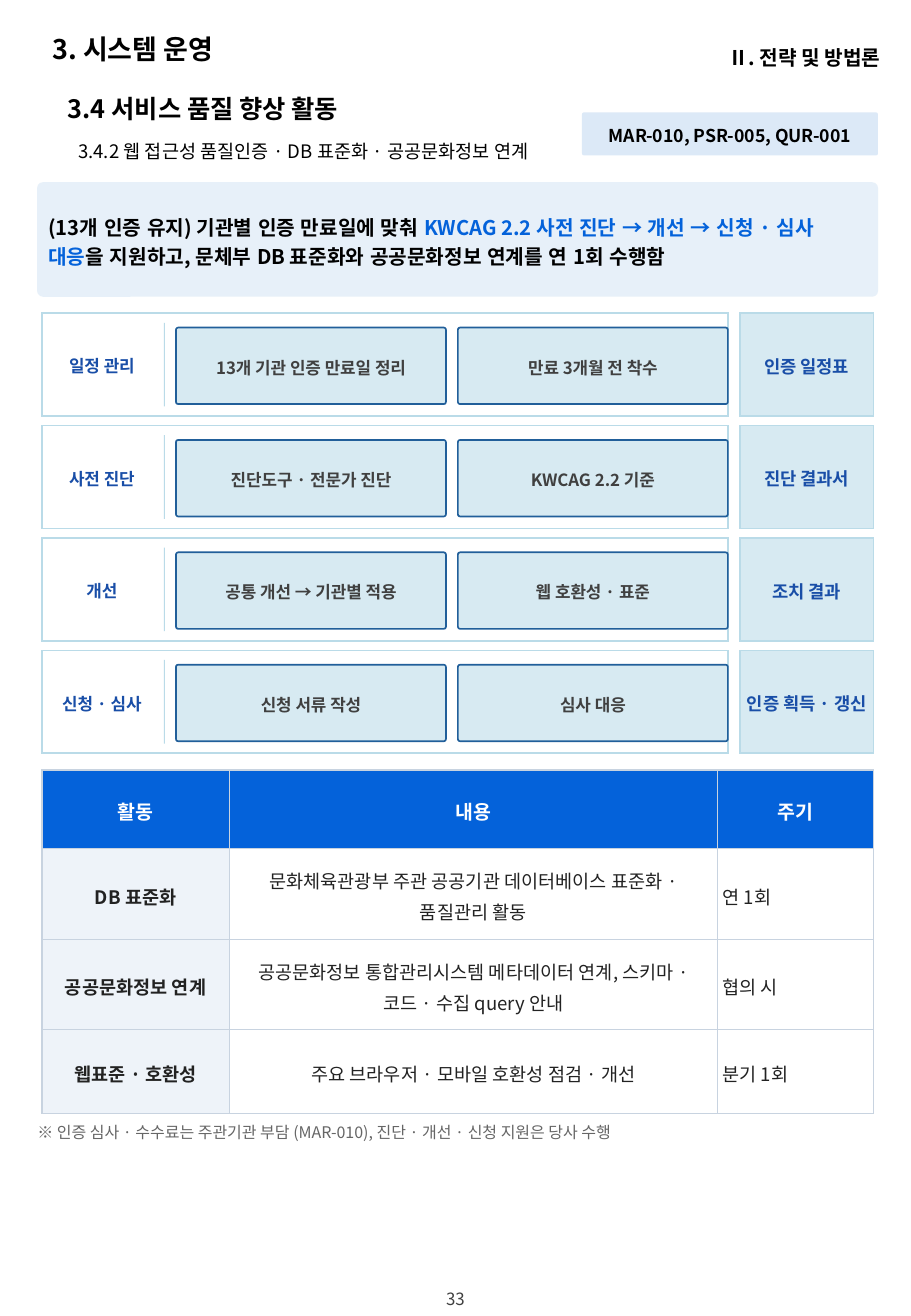
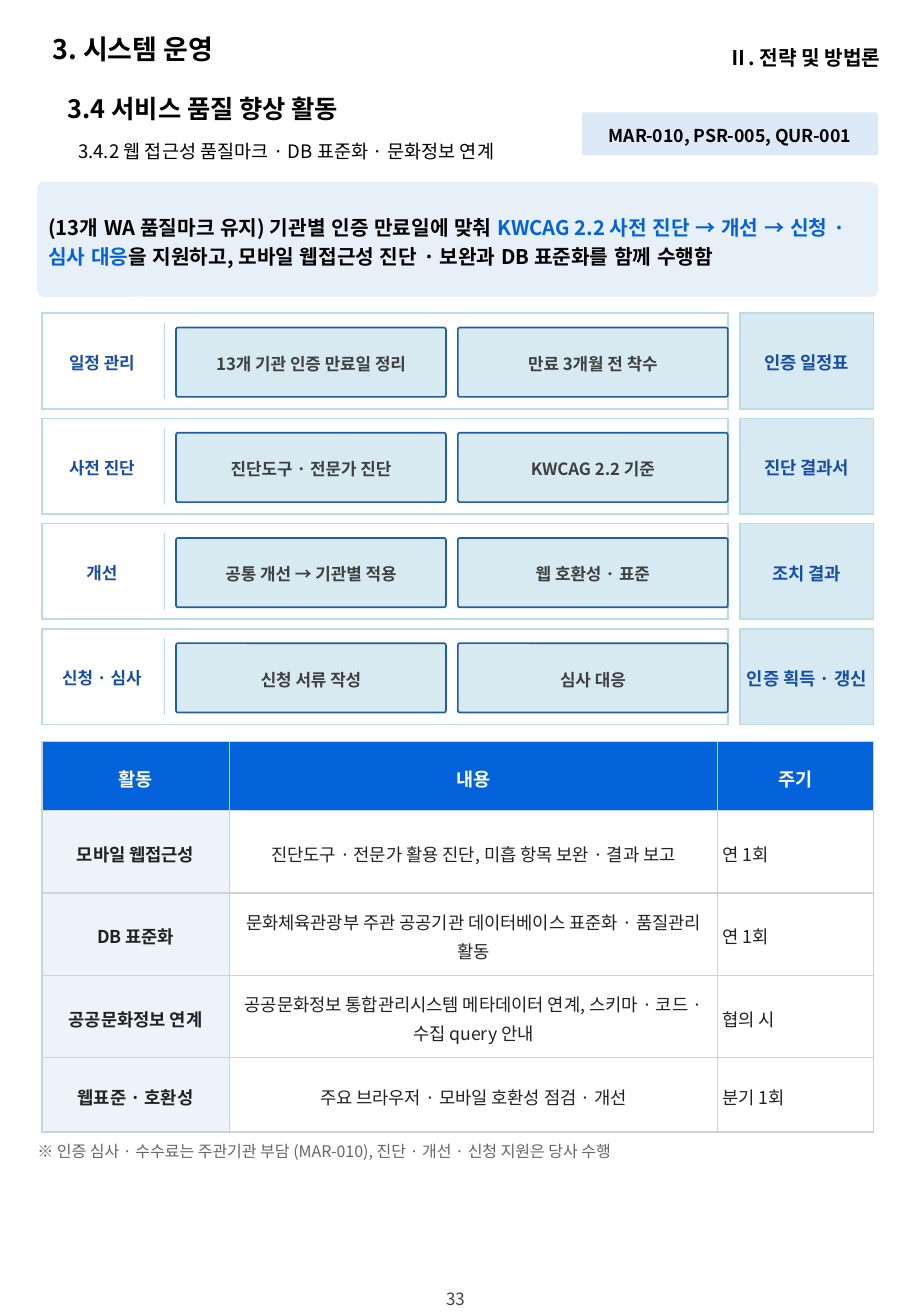
Before and after one commit to hwangsteeve-tech/hbjw, a slide deck: slide 33 of proposals/2026-12_nmk-museum-web-maint/nmk_정성제안서.pptx. Drawn at 911x1316 pixels with LibreOffice and Linux fonts; fonts in the diff are those of the drawing; background and template pictures are left out. Boxes give left, top, right and bottom in pixels: in the first picture for what was removed or moved away, otherwise in the second. Text is boxed around its words. In the diff, an @@ line names an element or a change of style, - is before the commit and + after.

```diff
--- a/proposals/2026-12_nmk-museum-web-maint/nmk_정성제안서.pptx
+++ b/proposals/2026-12_nmk-museum-web-maint/nmk_정성제안서.pptx
@@ text at box(78, 142, 494, 160): text changed @@
-  3.4.2 웹 접근성 품질인증 · DB 표준화 · 공공문화정보 연계
+  3.4.2 웹 접근성 품질마크 · DB 표준화 · 문화정보 연계
@@ text in rounded rectangle at box(48, 218, 827, 268): text changed @@
-(13개 인증 유지) 기관별 인증 만료일에 맞춰 KWCAG 2.2 사전 진단 → 개선 → 신청 · 심사 대응을 지원하고, 문체부 DB 표준화와 공공문화정보 연계를 연 1회 수행함
+(13개 WA 품질마크 유지) 기관별 인증 만료일에 맞춰 KWCAG 2.2 사전 진단 → 개선 → 신청 · 심사 대응을 지원하고, 모바일 웹접근성 진단 · 보완과 DB 표준화를 함께 수행함
@@ rectangle: place and size @@
-rectangle at box(43, 313, 729, 417)
+rectangle at box(43, 313, 729, 409)
@@ rectangle: place and size @@
-rectangle at box(164, 323, 165, 407)
+rectangle at box(164, 323, 165, 400)
@@ rounded rectangle "13개 기관 인증 만료일 정리": place and size @@
-rounded rectangle "13개 기관 인증 만료일 정리" at box(176, 328, 446, 404)
+rounded rectangle "13개 기관 인증 만료일 정리" at box(176, 328, 446, 397)
@@ rounded rectangle "만료 3개월 전 착수": place and size @@
-rounded rectangle "만료 3개월 전 착수" at box(458, 328, 728, 404)
+rounded rectangle "만료 3개월 전 착수" at box(458, 328, 728, 397)
@@ rectangle "인증 일정표": place and size @@
-rectangle "인증 일정표" at box(740, 313, 873, 417)
+rectangle "인증 일정표" at box(740, 313, 873, 409)
@@ rectangle: place and size @@
-rectangle at box(43, 425, 729, 528)
+rectangle at box(43, 418, 729, 514)
@@ text "사전 진단": place and size @@
-text "사전 진단" at box(69, 471, 135, 487)
+text "사전 진단" at box(69, 460, 135, 476)
@@ rectangle "진단 결과서": place and size @@
-rectangle "진단 결과서" at box(740, 425, 873, 528)
+rectangle "진단 결과서" at box(740, 418, 873, 514)
@@ rectangle: place and size @@
-rectangle at box(164, 435, 165, 519)
+rectangle at box(164, 428, 165, 504)
@@ rounded rectangle "진단도구 · 전문가 진단": place and size @@
-rounded rectangle "진단도구 · 전문가 진단" at box(176, 440, 446, 516)
+rounded rectangle "진단도구 · 전문가 진단" at box(176, 432, 446, 502)
@@ rounded rectangle "KWCAG 2.2 기준": place and size @@
-rounded rectangle "KWCAG 2.2 기준" at box(458, 440, 728, 516)
+rounded rectangle "KWCAG 2.2 기준" at box(458, 432, 728, 502)
@@ rectangle: place and size @@
-rectangle at box(43, 538, 729, 641)
+rectangle at box(43, 524, 729, 619)
@@ text "개선": place and size @@
-text "개선" at box(86, 583, 117, 599)
+text "개선" at box(86, 565, 117, 581)
@@ rectangle: place and size @@
-rectangle at box(164, 548, 165, 632)
+rectangle at box(164, 533, 165, 610)
@@ rounded rectangle "공통 개선 → 기관별 적용": place and size @@
-rounded rectangle "공통 개선 → 기관별 적용" at box(176, 553, 446, 629)
+rounded rectangle "공통 개선 → 기관별 적용" at box(176, 538, 446, 607)
@@ rounded rectangle "웹 호환성 · 표준": place and size @@
-rounded rectangle "웹 호환성 · 표준" at box(458, 553, 728, 629)
+rounded rectangle "웹 호환성 · 표준" at box(458, 538, 728, 607)
@@ rectangle "조치 결과": place and size @@
-rectangle "조치 결과" at box(740, 538, 873, 641)
+rectangle "조치 결과" at box(740, 524, 873, 619)
@@ rectangle: place and size @@
-rectangle at box(43, 650, 729, 753)
+rectangle at box(43, 629, 729, 725)
@@ text "신청 · 심사": place and size @@
-text "신청 · 심사" at box(62, 695, 142, 712)
+text "신청 · 심사" at box(62, 669, 142, 686)
@@ rectangle "인증 획득 · 갱신": place and size @@
-rectangle "인증 획득 · 갱신" at box(740, 650, 873, 753)
+rectangle "인증 획득 · 갱신" at box(740, 629, 873, 725)
@@ rectangle: place and size @@
-rectangle at box(164, 660, 165, 743)
+rectangle at box(164, 639, 165, 715)
@@ rounded rectangle "신청 서류 작성": place and size @@
-rounded rectangle "신청 서류 작성" at box(176, 664, 446, 741)
+rounded rectangle "신청 서류 작성" at box(176, 644, 446, 713)
@@ rounded rectangle "심사 대응": place and size @@
-rounded rectangle "심사 대응" at box(458, 664, 728, 741)
+rounded rectangle "심사 대응" at box(458, 644, 728, 713)
@@ table at box(43, 741, 873, 1132) @@
+row 2: 모바일 웹접근성 | 진단도구 · 전문가 활용 진단, 미흡 항목 보완 · 결과 보고 | 연 1회
@@ table: place and size @@
-table at box(43, 770, 873, 1114)
+table at box(43, 741, 873, 1132)
@@ text "※ 인증 심사 · 수수료는 ...": place and size @@
-text "※ 인증 심사 · 수수료는 ..." at box(57, 1124, 610, 1141)
+text "※ 인증 심사 · 수수료는 ..." at box(57, 1143, 610, 1160)
```
Also in this commit, not shown: 4 other slides changed, 8 other files.
